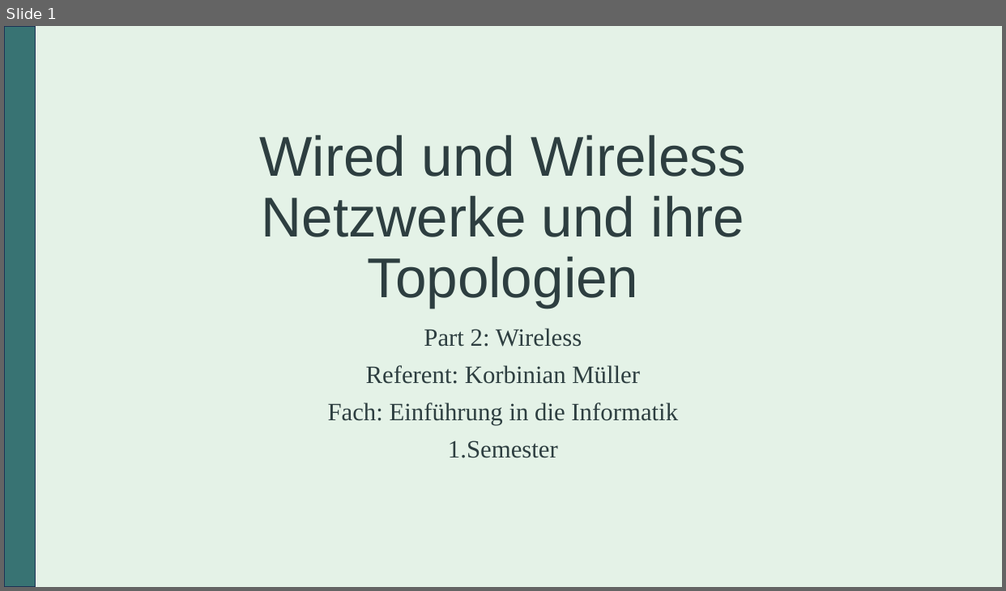
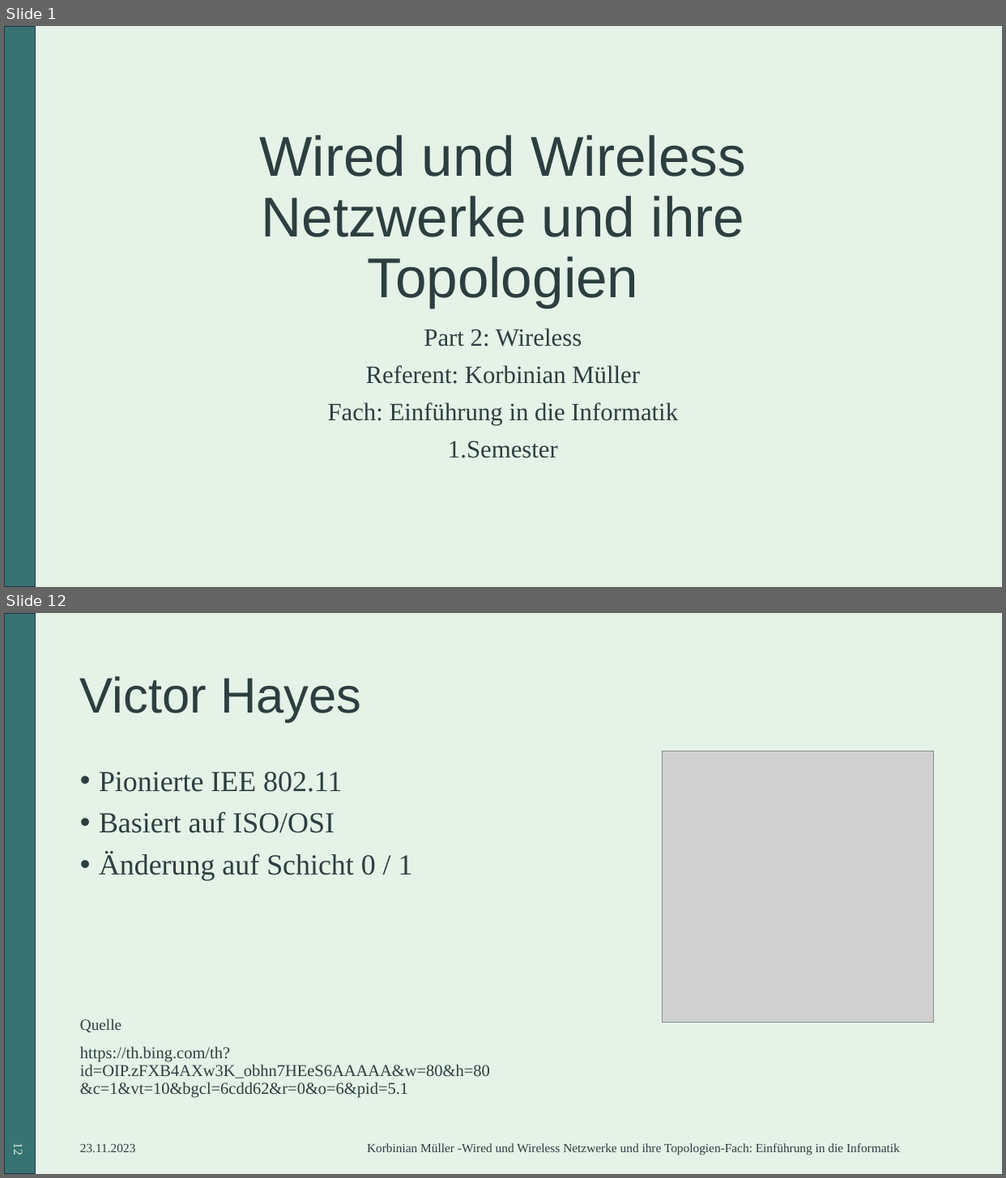
Before and after one commit to SpaRaw/IU_Unterlagen, a slide deck: 1_Semester/Einführung_in_die_Informatik(DSEI)/IU_Präsentation_DSEI.pptx. Shown one above the other, each under a label of ours: slide 1 before the commit, slides 1 and 12 after it; the slides between them are not shown. The pictures are 1006x591 and 1006x1178 pixels, drawn with LibreOffice and Linux fonts; fonts in the diff are those of the drawing; grey boxes stand for pictures. Boxes give left, top, right and bottom in pixels: in the first picture for what was removed or moved away, otherwise in the second. Text is boxed around its words. In the diff, an @@ line names an element or a change of style, - is before the commit and + after.

```diff
--- a/1_Semester/Einführung_in_die_Informatik(DSEI)/IU_Präsentation_DSEI.pptx
+++ b/1_Semester/Einführung_in_die_Informatik(DSEI)/IU_Präsentation_DSEI.pptx
@@ slide 12 added at <box>4,613,1002,1174</box>, background #E4F2E7; not listed: 1 template element that a slide beside it also shows @@
@@ title added at <box>80,676,362,722</box>, 48 pt, text #2D3E40 @@
+Victor Hayes
@@ picture added at <box>662,752,933,1023</box> @@
@@ text added at <box>80,772,490,1098</box>, 16 pt, text #2D3E40 @@
+• Pionierte IEE 802.11
+• Basiert auf ISO/OSI
+• Änderung auf Schicht 0 / 1
+Quelle
+https://th.bing.com/th?id=OIP.zFXB4AXw3K_obhn7HEeS6AAAAA&w=80&h=80&c=1&vt=10&bgcl=6cdd62&r=0&o=6&pid=5.1
@@ page number added at <box>11,1144,25,1155</box>, 12 pt, text #E4F2E7 @@
+12
@@ text added at <box>80,1144,136,1152</box>, 12 pt, text #2D3E40 @@
+23.11.2023
@@ text added at <box>367,1144,900,1156</box>, 12 pt, text #2D3E40 @@
+Korbinian Müller -Wired und Wireless Netzwerke und ihre Topologien-Fach: Einführung in die Informatik
```
Also in this commit, not shown: 2 slides changed, 11 other slides added, 5 other files.
